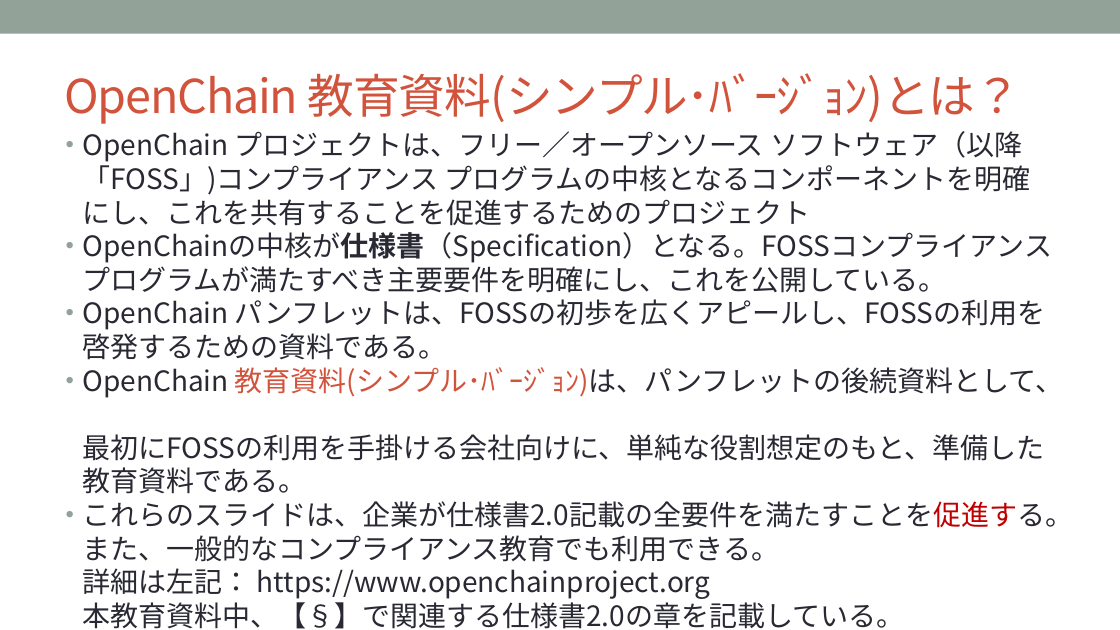
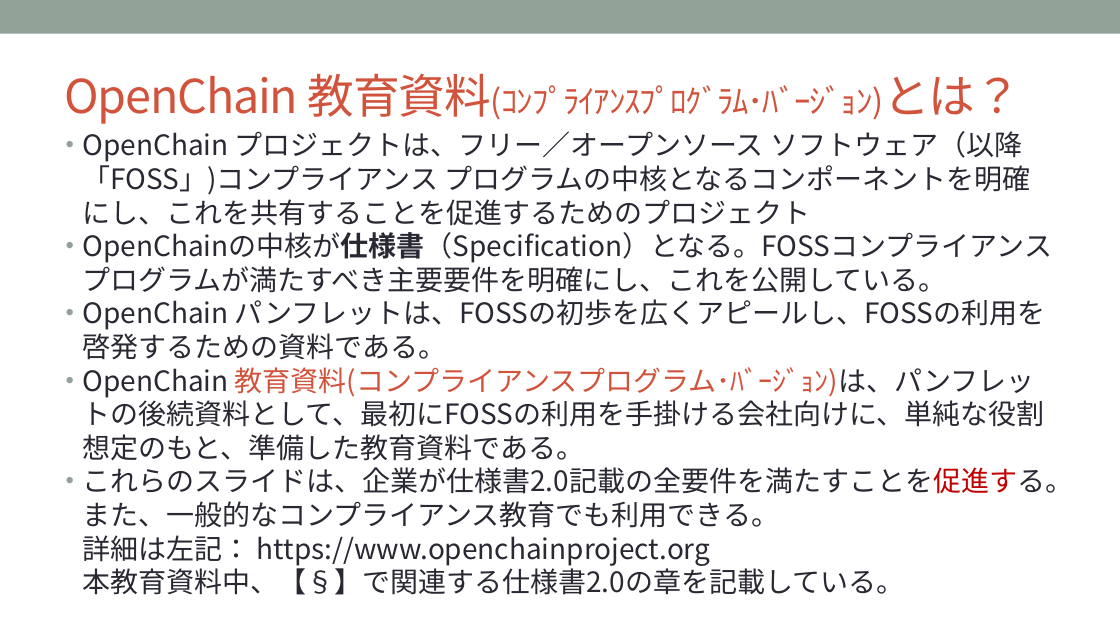
Before and after one commit to OpenChain-Project/OpenChain-JWG, a slide deck: slide 3 of Education_Material/Training/Training-FOSS-compl-process-en.pptx. Drawn at 1120x630 pixels with LibreOffice and Linux fonts; fonts in the diff are those of the drawing; background and template pictures are left out. Boxes give left, top, right and bottom in pixels: in the first picture for what was removed or moved away, otherwise in the second. Text is boxed around its words. In the diff, an @@ line names an element or a change of style, - is before the commit and + after.

```diff
--- a/Education_Material/Training/Training-FOSS-compl-process-en.pptx
+++ b/Education_Material/Training/Training-FOSS-compl-process-en.pptx
@@ title at (64,73,1021,124): text changed; size 40 to 28 pt @@
-OpenChain 教育資料(シンプル･ﾊﾞｰｼﾞｮﾝ)とは？
+OpenChain 教育資料(ｺﾝﾌﾟﾗｲｱﾝｽﾌﾟﾛｸﾞﾗﾑ･ﾊﾞｰｼﾞｮﾝ)とは？
@@ text at (82,367,1044,461): text changed @@
-• OpenChain 教育資料(シンプル･ﾊﾞｰｼﾞｮﾝ)は、パンフレットの後続資料として、
-  最初にFOSSの利用を手掛ける会社向けに、単純な役割想定のもと、準備した教育資料である。
+• OpenChain 教育資料(コンプライアンスプログラム･ﾊﾞｰｼﾞｮﾝ)は、パンフレットの後続資料として、最初にFOSSの利用を手掛ける会社向けに、単純な役割想定のもと、準備した教育資料である。
```
Also in this commit, not shown: 1 other slide changed, 1 other file.
